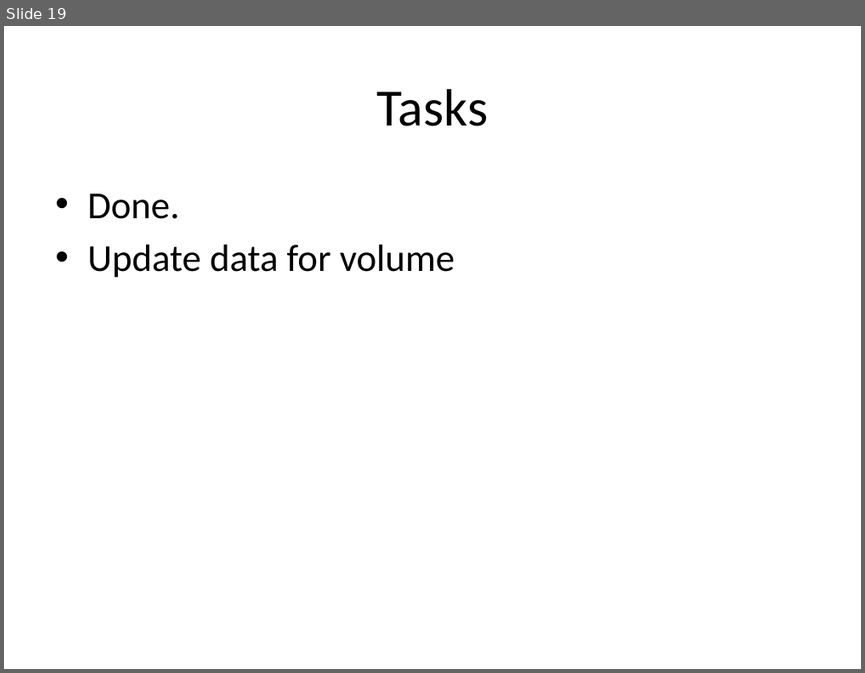
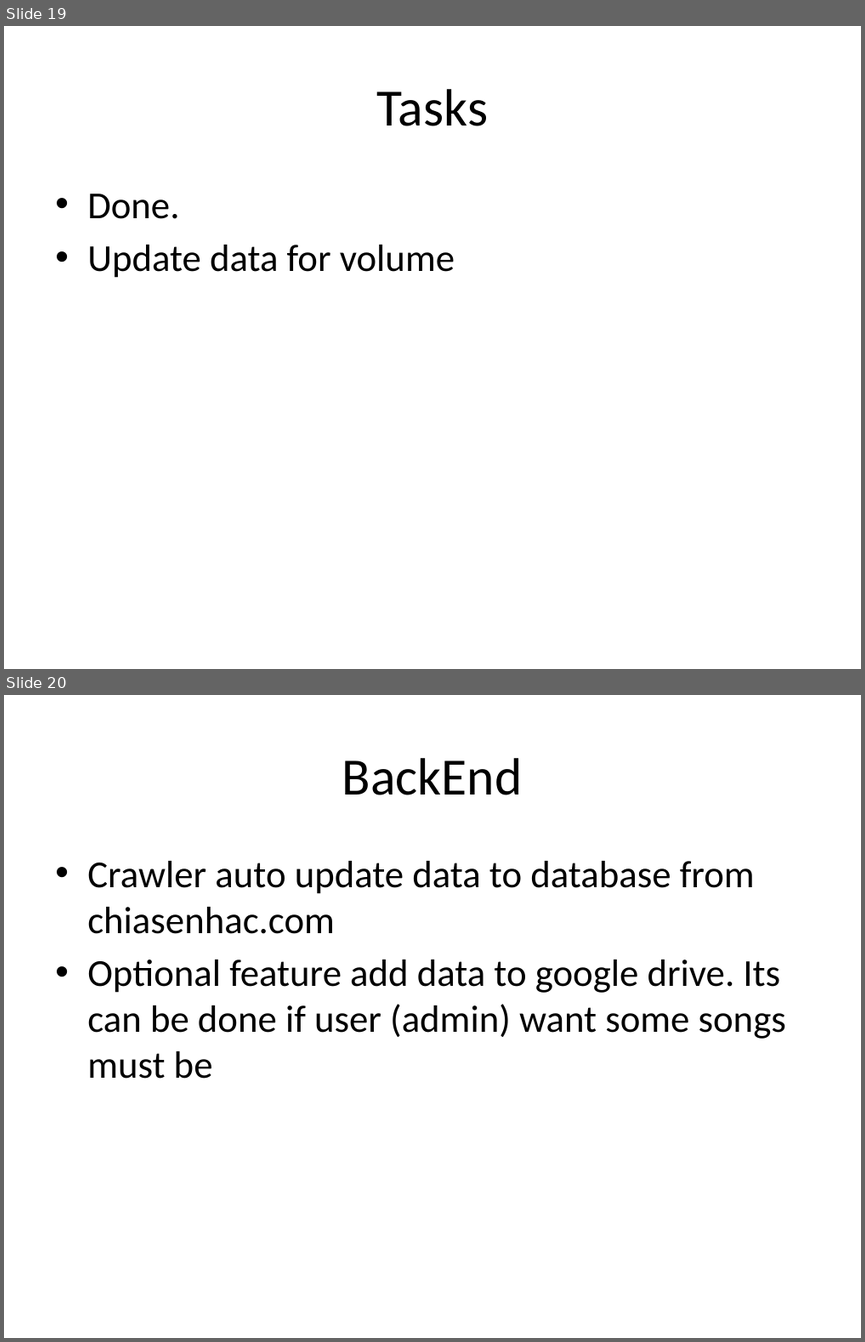
Before and after one commit to google-code-export/dau-gia-truc-tuyen-dhnl2, a slide deck: source/musicpage/Documents/Music page.pptx. Shown one above the other, each under a label of ours: slide 19 before the commit, slides 19 and 20 after it. The pictures are 865x673 and 865x1342 pixels, drawn with LibreOffice and Linux fonts; fonts in the diff are those of the drawing. Boxes give left, top, right and bottom in pixels: in the first picture for what was removed or moved away, otherwise in the second. Text is boxed around its words. In the diff, an @@ line names an element or a change of style, - is before the commit and + after.

```diff
--- a/source/musicpage/Documents/Music page.pptx
+++ b/source/musicpage/Documents/Music page.pptx
@@ slide 20 added at (4,695,861,1338), background #FFFFFF @@
@@ title added at (342,758,522,795), 44 pt, text #000000 @@
+BackEnd
@@ text added at (87,861,786,1078), 32 pt, text #000000 @@
+• Crawler auto update data to database from chiasenhac.com
+• Optional feature add data to google drive. Its can be done if user (admin) want some songs must be
```
Also in this commit, not shown: 2 other slides added, 1 slide removed, 9 other files.
